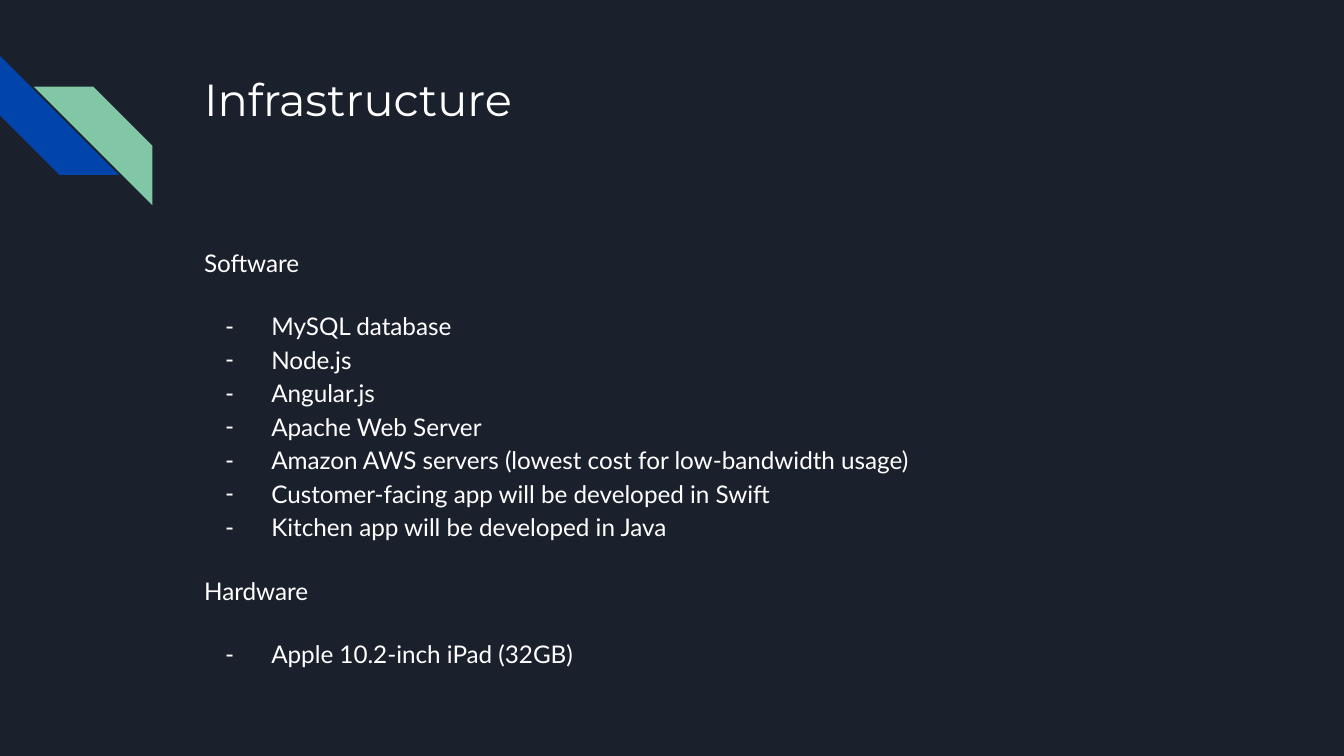
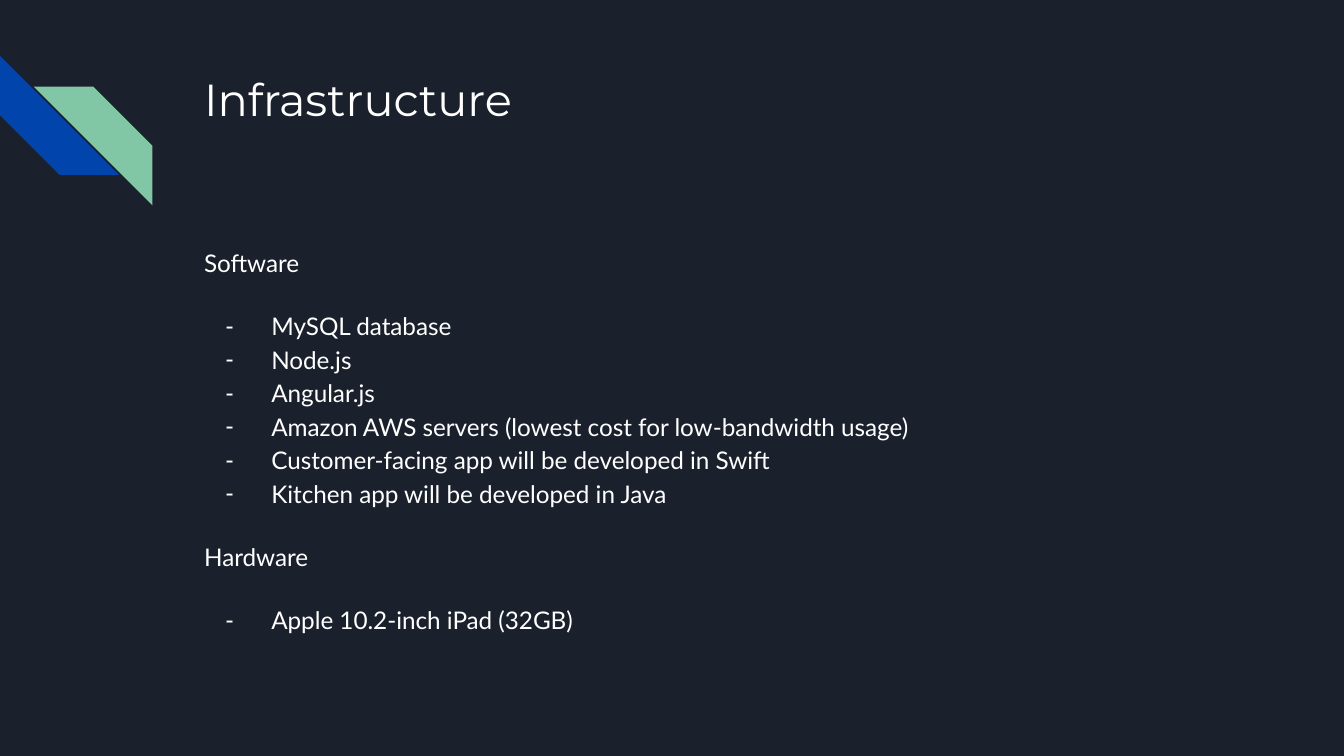
Before and after one commit to SPM-OT/lab-5-team-shadow-dogs-unleashed, a slide deck: slide 9 of iPad Restaurant App.pptx (slide 8 before the commit). Drawn at 1344x756 pixels with LibreOffice and Linux fonts; fonts in the diff are those of the drawing. Boxes give left, top, right and bottom in pixels: in the first picture for what was removed or moved away, otherwise in the second. Text is boxed around its words. In the diff, an @@ line names an element or a change of style, - is before the commit and + after.

```diff
--- a/iPad Restaurant App.pptx
+++ b/iPad Restaurant App.pptx
@@ text at <box>271,418,481,440</box>: paragraph removed @@
-– Apache Web Server
```
Also in this commit, not shown: 5 other slides changed, 1 slide added.
